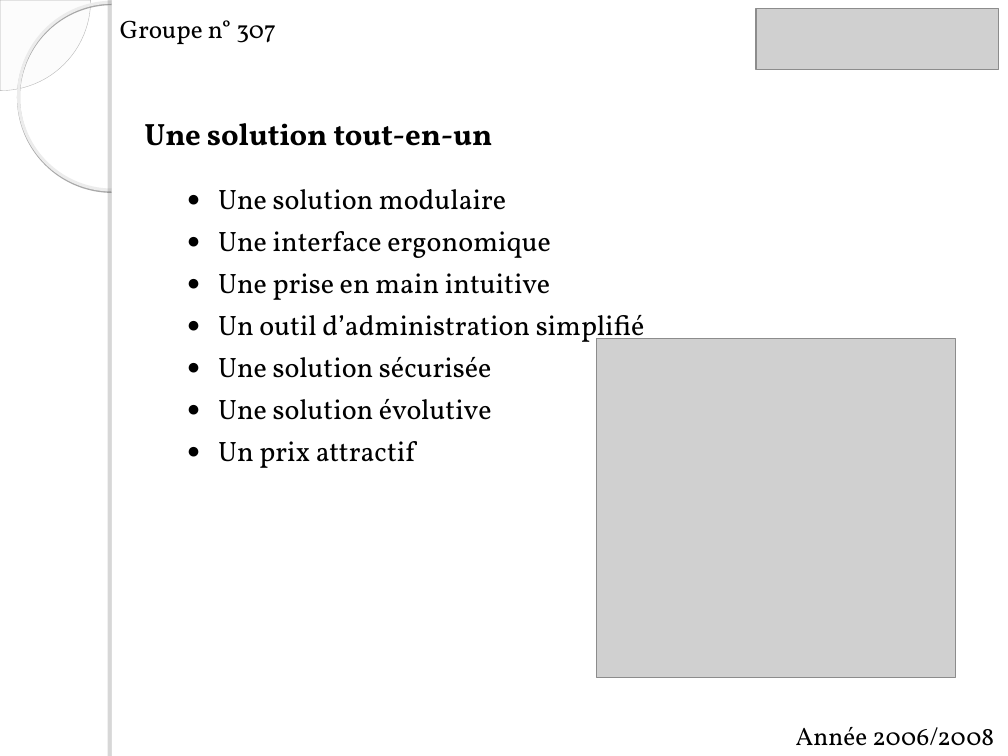
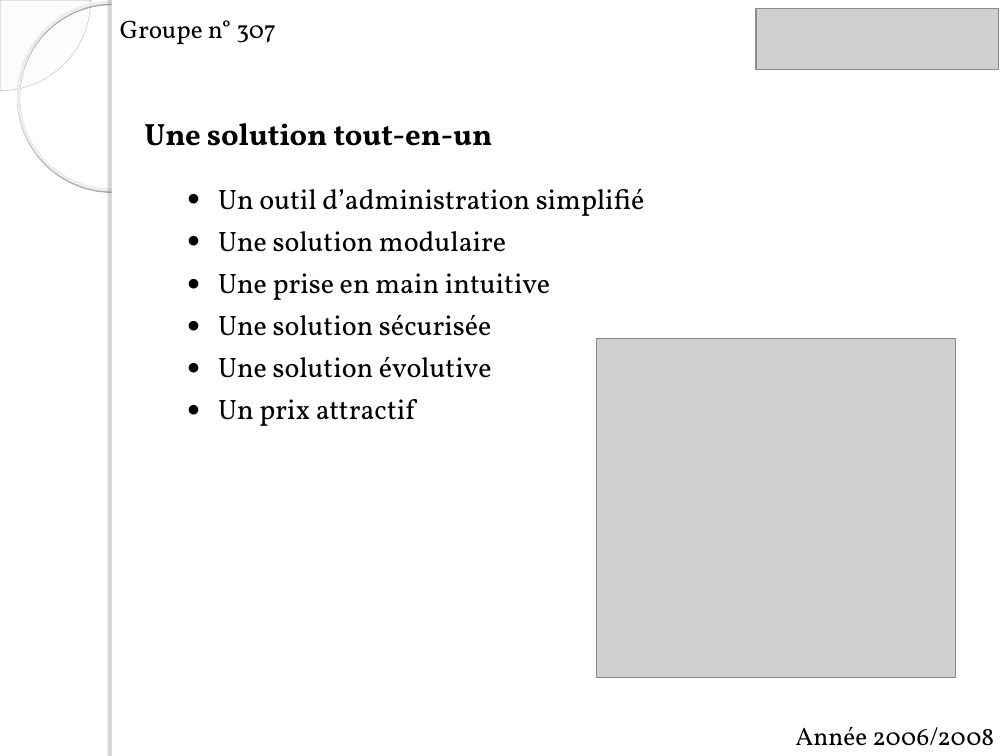
Before and after one commit to itsChris/abyss-project, a slide deck: slide 8 of ABYSS/doc/soutenance skar.ppt. Drawn at 1008x756 pixels with LibreOffice and Linux fonts; fonts in the diff are those of the drawing; grey boxes stand for pictures; background and template pictures are left out. Boxes give left, top, right and bottom in pixels: in the first picture for what was removed or moved away, otherwise in the second. Text is boxed around its words. In the diff, an @@ line names an element or a change of style, - is before the commit and + after.

```diff
--- a/ABYSS/doc/soutenance skar.ppt
+++ b/ABYSS/doc/soutenance skar.ppt
@@ text at [218,188,645,216]: paragraph added @@
+● Un outil d’administration simplifié
@@ text at [218,231,551,258]: paragraph removed @@
-● Une interface ergonomique
@@ text at [218,314,645,348]: paragraph removed @@
-● Un outil d’administration simplifié
```
